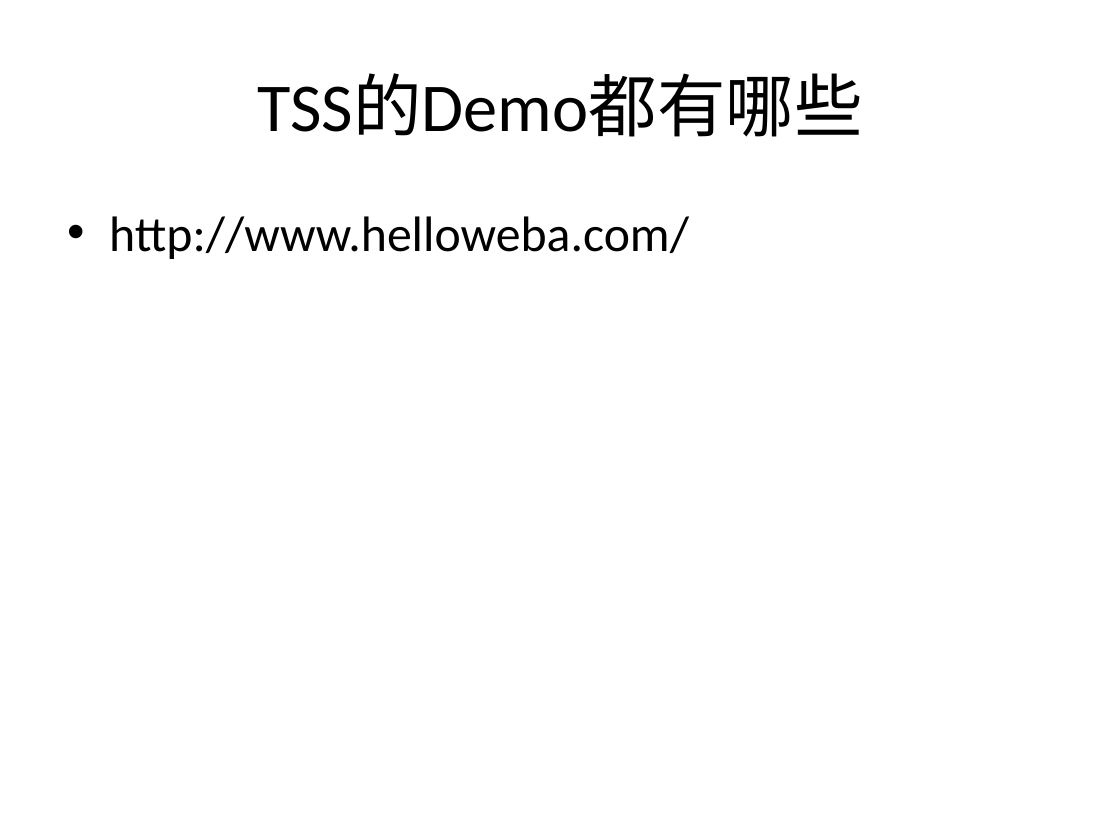
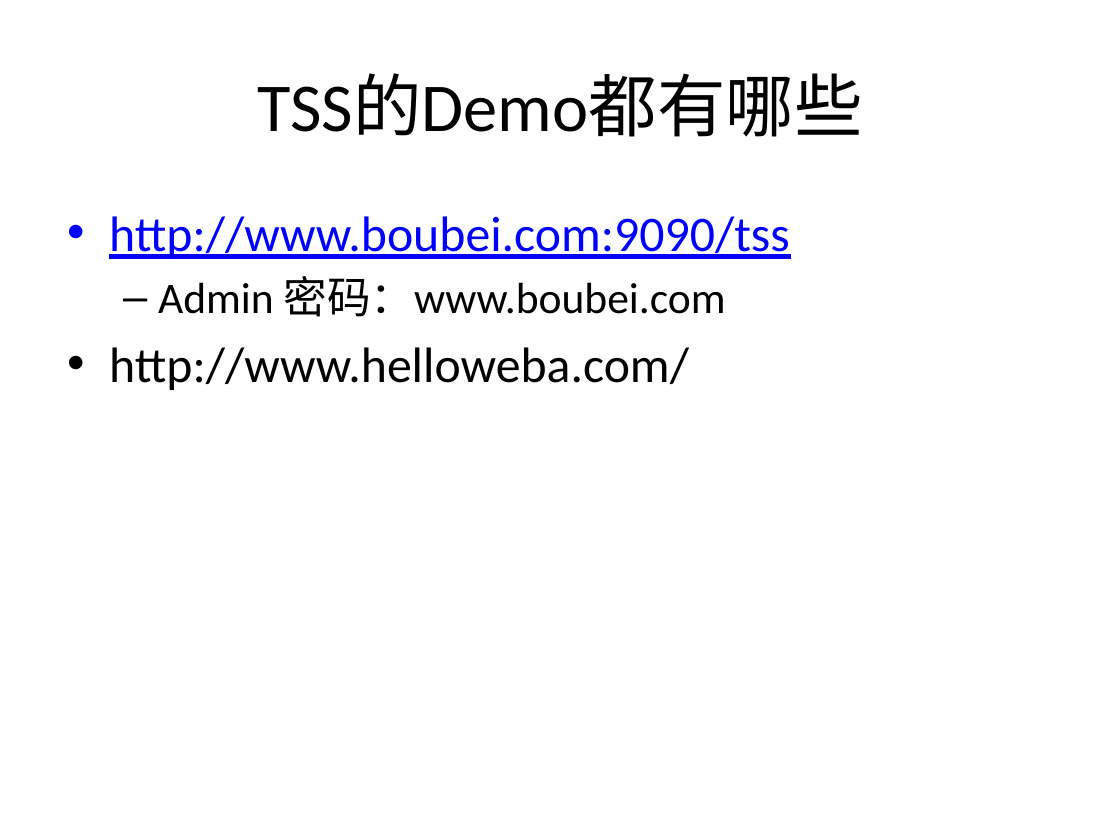
Before and after one commit to boubei-com/boubei-learn, a slide deck: slide 11 of doc/9.Demo的力量.pptx. Drawn at 1120x840 pixels with LibreOffice and Linux fonts; fonts in the diff are those of the drawing. Boxes give left, top, right and bottom in pixels: in the first picture for what was removed or moved away, otherwise in the second. Text is boxed around its words. In the diff, an @@ line names an element or a change of style, - is before the commit and + after.

```diff
--- a/doc/9.Demo的力量.pptx
+++ b/doc/9.Demo的力量.pptx
@@ text at <box>109,216,790,317</box>: paragraphs added @@
+• http://www.boubei.com:9090/tss
+  – Admin 密码：www.boubei.com
```
Also in this commit, not shown: 5 other slides changed, 1 slide added, 1 slide removed, 10 other files.
